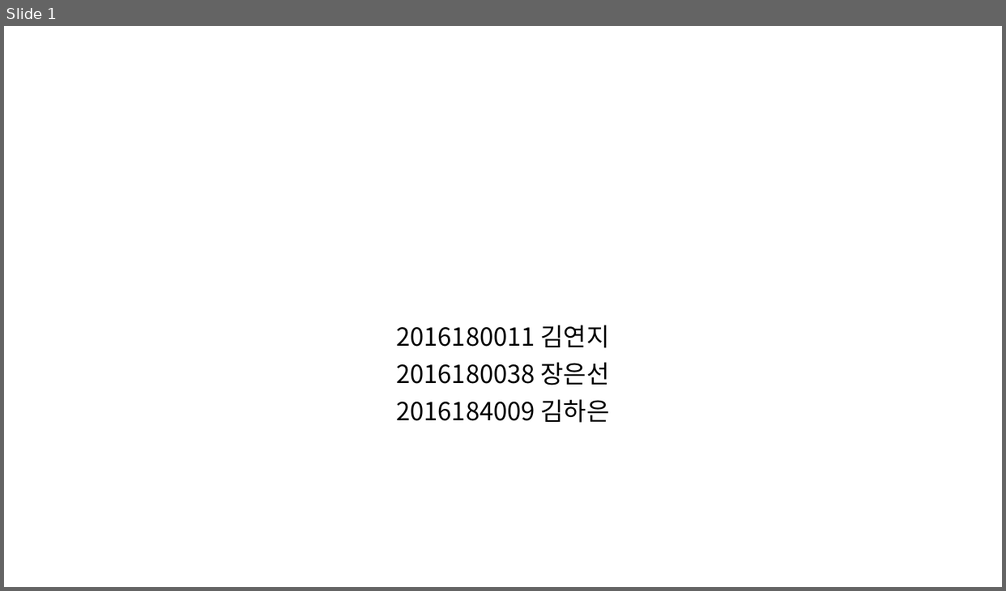
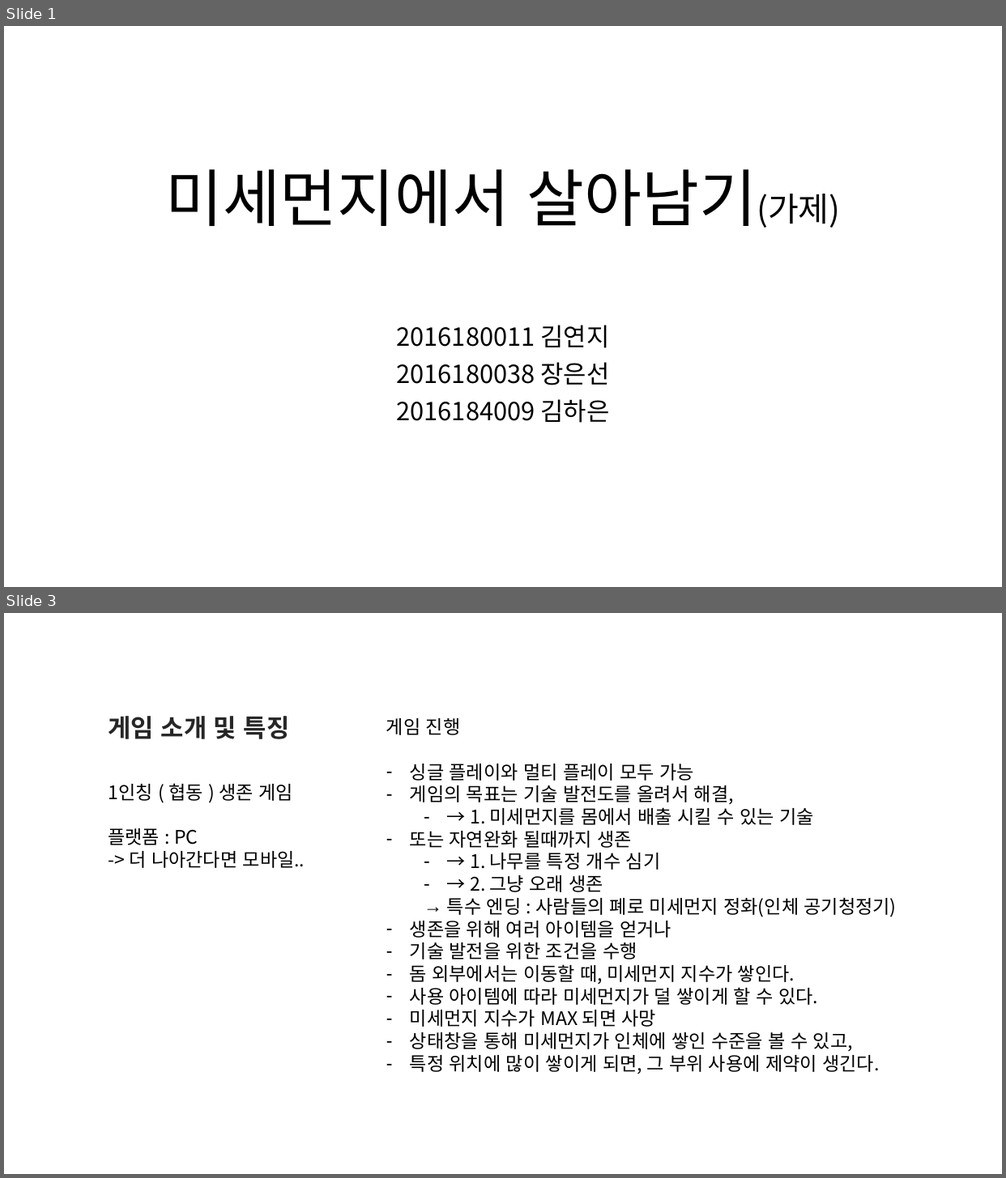
Before and after one commit to goldsun119/Graduation-Project, a slide deck: Document/1122 기획발표자료_01.pptx. Shown one above the other, each under a label of ours: slide 1 before the commit, slides 1 and 3 after it; the slides between them are not shown. The pictures are 1006x591 and 1006x1178 pixels, drawn with LibreOffice and Linux fonts; fonts in the diff are those of the drawing. Boxes give left, top, right and bottom in pixels: in the first picture for what was removed or moved away, otherwise in the second. Text is boxed around its words. In the diff, an @@ line names an element or a change of style, - is before the commit and + after.

Commit message:
Update 1122 기획발표자료_01.pptx
개략적 발표 자료 생성.
게임의 배경과 진행 방식, 세부 내용 추가.

```diff
--- a/Document/1122 기획발표자료_01.pptx
+++ b/Document/1122 기획발표자료_01.pptx
@@ slide 3 added at [4, 613, 1002, 1174], background #FFFFFF @@
@@ text added at [108, 716, 290, 739], 24 pt, text #262626, bold @@
+게임 소개 및 특징
@@ text added at [386, 718, 897, 1074], 18 pt, text #000000 @@
+게임 진행
+– 싱글 플레이와 멀티 플레이 모두 가능
+– 게임의 목표는 기술 발전도를 올려서 해결,
+  – → 1. 미세먼지를 몸에서 배출 시킬 수 있는 기술
+– 또는 자연완화 될때까지 생존
+  – → 1. 나무를 특정 개수 심기
+  – → 2. 그냥 오래 생존
+  → 특수 엔딩 : 사람들의 폐로 미세먼지 정화(인체 공기청정기)
+– 생존을 위해 여러 아이템을 얻거나
+– 기술 발전을 위한 조건을 수행
+– 돔 외부에서는 이동할 때, 미세먼지 지수가 쌓인다.
+– 사용 아이템에 따라 미세먼지가 덜 쌓이게 할 수 있다.
+– 미세먼지 지수가 MAX 되면 사망
+– 상태창을 통해 미세먼지가 인체에 쌓인 수준을 볼 수 있고,
+– 특정 위치에 많이 쌓이게 되면, 그 부위 사용에 제약이 생긴다.
@@ text added at [108, 783, 305, 868], 18 pt, text #000000 @@
+1인칭 ( 협동 ) 생존 게임
+플랫폼 : PC
+-> 더 나아간다면 모바일..
@@ slide 1 changed as well @@
@@ title added at [165, 169, 840, 228], 60 pt, text #000000 @@
+미세먼지에서 살아남기(가제)
```
Also in this commit, not shown: 3 other slides changed, 2 other slides added.
